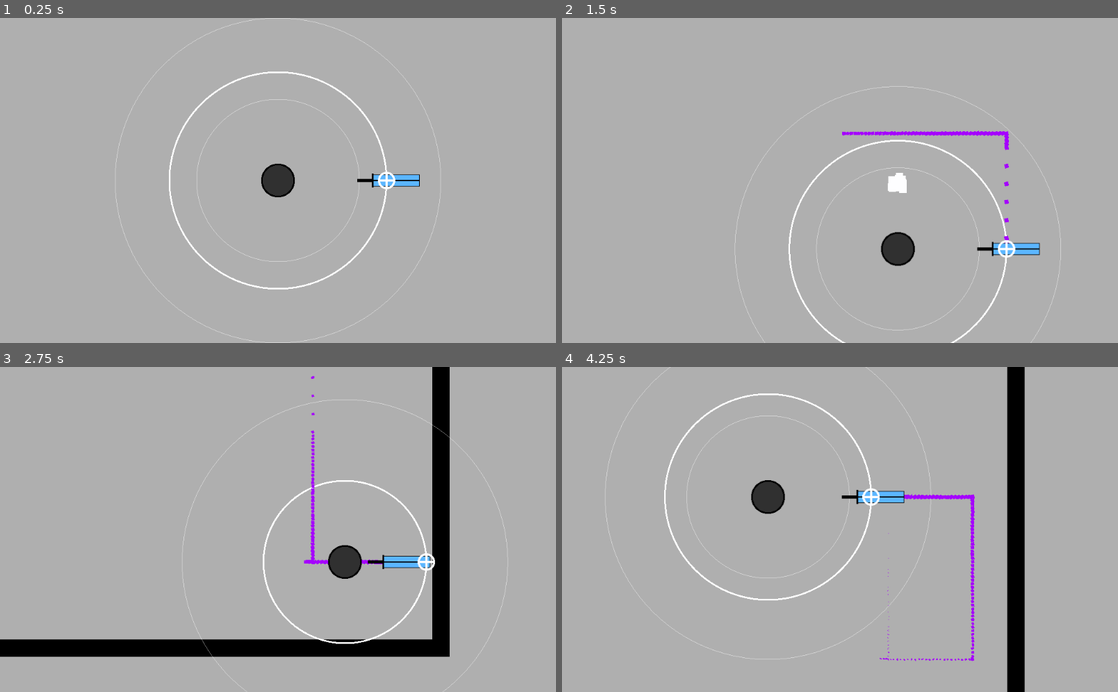
Above: before the commit, frames 1-4 (two rows, left to right).
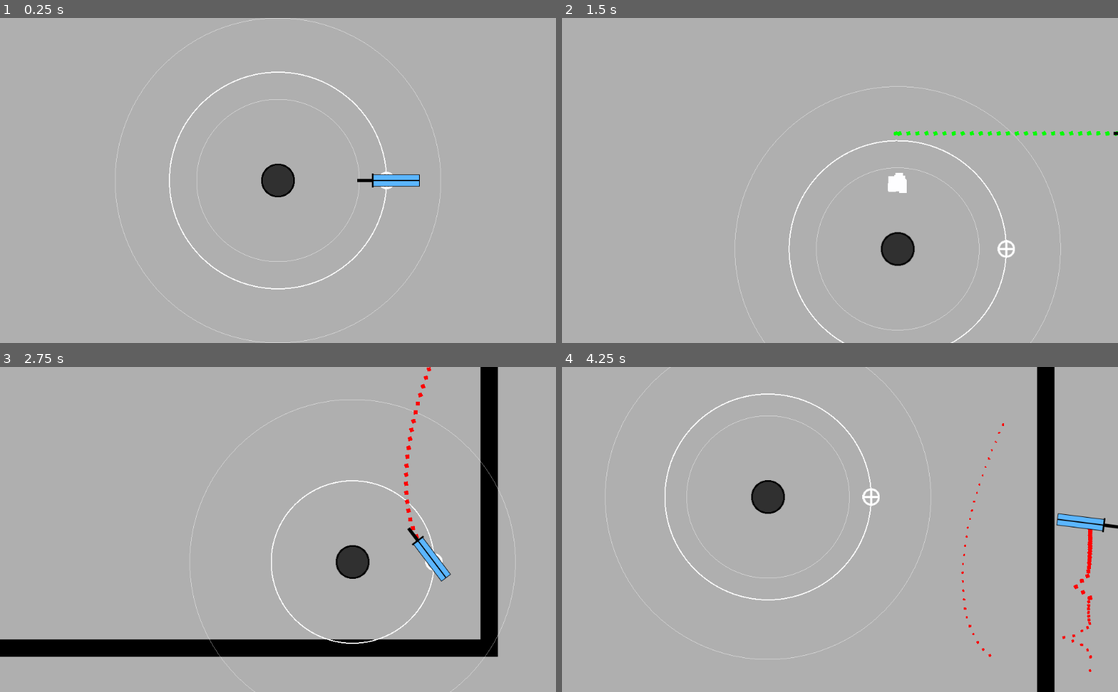
Above: after the commit, the same moments.

Repository: Izook/psychic-blade
Game: Godot game, scene res://scenes/Main.tscn
The game is run twice, just before and just after one commit, with the same random seed, the same clock (stepped at 60 frames per second) and the same inputs.
Inputs:
- Up to frame 1 (0.25 s): no input
- Up to frame 2 (1.5 s): tap Enter at 0.5 s; hold Right (move_right) 0.53-1.28 s; hold Shift (toggle_blade_release, bound only after the commit) 0.53-1.28 s; hold Down (move_down) from 1.28 s (still down); tap Space (dash) at 1.35 s
- Up to frame 3 (2.75 s): tap Shift (toggle_blade_release, bound only after the commit) at 1.55, 2.3 s; release Down (move_down) at 2.03 s; hold Right (move_right) from 2.03 s (still down); hold S (pull_in) from 2.03 s (still down)
- Up to frame 4 (4.25 s): release Right (move_right) at 2.78 s; release S (pull_in) at 2.78 s; hold Up (move_up) 2.78-3.53 s; tap W (push_out) at 2.85 s; tap Shift (toggle_blade_release, bound only after the commit) at 3.05, 3.8 s; hold Left (move_left) from 3.53 s (still down); hold Q (zoom_in) from 3.53 s (still down)

The runs differ from the first frame. In frame 1, 0.3% of the frame differs, in the area x 30-72%, y 16-84%; in frame 2, 1.2%; in frame 3, 8.2%; in frame 4, 8.3%, in the area x 18-100%, y 0-100%.

Commit message:
Finish prototype of blade release and catch logic

Diff:
--- a/project.godot
+++ b/project.godot
@@ -88,6 +88,11 @@
 "events": [ Object(InputEventKey,"resource_local_to_scene":false,"resource_name":"","device":0,"alt":false,"shift":false,"control":false,"meta":false,"command":false,"pressed":false,"scancode":32,"unicode":0,"echo":false,"script":null)
  ]
 }
+toggle_blade_release={
+"deadzone": 0.5,
+"events": [ Object(InputEventKey,"resource_local_to_scene":false,"resource_name":"","device":0,"alt":false,"shift":false,"control":false,"meta":false,"command":false,"pressed":false,"scancode":16777237,"unicode":0,"echo":false,"script":null)
+ ]
+}
 
 [logging]
 
--- a/scenes/Blade.tscn
+++ b/scenes/Blade.tscn
@@ -26,10 +26,17 @@
 angle_random = 1.0
 scale = 7.0
 scale_curve = SubResource( 3 )
-color = Color( 0.65098, 0, 1, 1 )
+color = Color( 1, 0, 1, 1 )
 
 [node name="Center" type="Node2D"]
 script = ExtResource( 2 )
+__meta__ = {
+"_edit_lock_": true
+}
+
+[node name="BladeTarget" type="Sprite" parent="."]
+position = Vector2( 200, 0 )
+texture = ExtResource( 3 )
 __meta__ = {
 "_edit_lock_": true
 }
@@ -60,9 +67,6 @@
 "_edit_lock_": true
 }
 
-[node name="BladeTarget" type="Sprite" parent="."]
-position = Vector2( 200, 0 )
-texture = ExtResource( 3 )
-__meta__ = {
-"_edit_lock_": true
-}
+[node name="BladeReleaseTimer" type="Timer" parent="."]
+one_shot = true
+[connection signal="timeout" from="BladeReleaseTimer" to="." method="_on_BladeReleaseTimer_timeout"]
--- a/scenes/Enemy.tscn
+++ b/scenes/Enemy.tscn
@@ -5,7 +5,7 @@
 [ext_resource path="res://assets/enemy_blood.png" type="Texture" id=3]
 
 [sub_resource type="RectangleShape2D" id=1]
-extents = Vector2( 32, 32 )
+extents = Vector2( 33.362, 33.3586 )
 
 [sub_resource type="Curve" id=2]
 _data = [ Vector2( 0, 1 ), 0.0, 0.0, 0, 0, Vector2( 0.579336, 0.770455 ), 1.09495, 0.0, 0, 0 ]
--- a/scenes/maps/test_map.tscn
+++ b/scenes/maps/test_map.tscn
@@ -35,6 +35,7 @@
 
 [node name="Enemy" parent="Node2D" instance=ExtResource( 1 )]
 position = Vector2( 0, -600 )
+speed = 0
 
 [node name="TileMap" type="TileMap" parent="."]
 tile_set = SubResource( 2 )
--- a/scripts/Blade.gd
+++ b/scripts/Blade.gd
@@ -8,6 +8,19 @@
 
 const BLADE_SPEED_FACTOR := 40
 const BLADE_ROTATIONAL_SPEED := PI/10
+
+const BLADE_RETRIEVAL_COOLDOWN := 0.5
+
+enum BladeState {HELD, RELEASED, RETURNING}
+
+const RETURNING_BLADE_COLOR := Color(1, 0, 0)
+const RELEASED_BLADE_COLOR := Color(0, 1, 0)
+const HELD_BLADE_COLOR := Color(1, 0, 1)
+const BLADE_STATE_COLORS := {
+	BladeState.HELD: HELD_BLADE_COLOR,
+	BladeState.RELEASED: RELEASED_BLADE_COLOR,
+	BladeState.RETURNING: RETURNING_BLADE_COLOR
+}
 
 export (int) var radius := 200
 export (int) var radial_speed := 10
@@ -20,9 +33,16 @@
 
 onready var blade_target := $BladeTarget as Sprite
 onready var blade_node := $Blade as KinematicBody2D
+onready var blade_particles := $Blade/Particles2D as Particles2D
+onready var blade_particles_material := blade_particles.get_process_material() as ParticlesMaterial
+onready var blade_realease_timer = $BladeReleaseTimer as Timer
 
 var target_pos := polar2cartesian(radius, angular_pos) as Vector2
 var blade_angle := 0.0
+
+var blade_state = BladeState.HELD
+var is_blade_retrievable := false
+var blade_veclocity := Vector2(0,0)
 
 
 func _get_input() -> void:
@@ -57,18 +77,50 @@
 
 	radius = _limit_radius(radius)
 
+	if Input.is_action_pressed('toggle_blade_release'):
+		if blade_state != BladeState.RELEASED and blade_state != BladeState.RETURNING:
+			print("BLADE RELEASED")
+			blade_state = BladeState.RELEASED
+			is_blade_retrievable = false
+			blade_realease_timer.start(BLADE_RETRIEVAL_COOLDOWN)
+		elif is_blade_retrievable:
+			print("BLADE RETRIEVED")
+			blade_state = BladeState.RETURNING
+
 
 func _physics_process(_delta) -> void:
 	_get_input()
 	_update_blade_target()
-	_move_blade()
-	_rotate_blade()
+	_update_blade_appearance()
+
+	var new_blade_angle: float
+
+	print(blade_veclocity)
+
+	match blade_state:
+		BladeState.HELD:
+			blade_node.set_as_toplevel(false)
+			if (target_pos - blade_node.position).length() > 2:
+				new_blade_angle = target_pos.angle_to_point(blade_node.position)
+			else:
+				new_blade_angle = angular_pos
+			_move_held_blade()
+		BladeState.RELEASED:
+			blade_node.set_position(blade_node.get_global_position())
+			blade_node.set_as_toplevel(true)
+			new_blade_angle = blade_veclocity.angle()
+			_move_released_blade()
+		BladeState.RETURNING:
+			new_blade_angle = (get_global_position() + target_pos).angle_to_point(blade_node.get_global_position())
+			_move_returning_blade()
+
+	_rotate_blade(new_blade_angle)
 	update()
 
 
 func _draw() -> void:
 	draw_arc(Vector2(0,0), MIN_RADIUS, 0, 2 * PI, 100, Color(1,1,1,0.5), 1, false)
-	draw_arc(Vector2(0,0), radius, 0, 2 * PI, 100, Color(1,1,1), 3, false)
+	draw_arc(Vector2(0,0), radius, 0, 2 * PI, 100, Color(1,1,1), 2, false)
 	draw_arc(Vector2(0,0), MAX_RADIUS, 0, 2 * PI, 100, Color(1,1,1,0.5), 1, false)
 
 
@@ -88,21 +140,30 @@
 			 MAX_ANGULAR_SPEED)
 
 
-func _move_blade() -> void:
-	blade_node.move_and_slide((target_pos - blade_node.position) * BLADE_SPEED_FACTOR)
+func _move_held_blade() -> void:
+	blade_veclocity = blade_node.move_and_slide((target_pos - blade_node.position) * BLADE_SPEED_FACTOR)
 
 
-func _rotate_blade() -> void:
-	var target_angle: float
-	if (target_pos - blade_node.position).length() > 2:
-		target_angle = target_pos.angle_to_point(blade_node.position)
-	else:
-		target_angle = angular_pos
+func _move_released_blade() -> void:
+	var new_blade_pos := blade_node.position + blade_veclocity
+	blade_veclocity = blade_node.move_and_slide(new_blade_pos - blade_node.position)
 
-	var angle_diff := Utils.get_angle_diff(target_angle, blade_angle)
+
+func _move_returning_blade() -> void:
+	var global_target_pos := (get_global_position() + target_pos)
+	var angle_to_target := global_target_pos.angle_to_point(blade_node.get_global_position())
+	var new_blade_velocity := Vector2(cos(angle_to_target), sin(angle_to_target)) * 1000
+	blade_veclocity = blade_node.move_and_slide(new_blade_velocity)
+
+	if ((blade_node.position - global_target_pos).length() < 15):
+		blade_state = BladeState.HELD
+
+
+func _rotate_blade(new_angle: float) -> void:
+	var angle_diff := Utils.get_angle_diff(new_angle, blade_angle)
 
 	if abs(angle_diff) < BLADE_ROTATIONAL_SPEED / 2:
-		blade_angle = target_angle
+		blade_angle = new_angle
 	elif angle_diff > 0:
 		blade_angle -= BLADE_ROTATIONAL_SPEED
 	elif angle_diff < 0:
@@ -118,3 +179,12 @@
 func _update_blade_target() -> void:
 	target_pos = polar2cartesian(radius, angular_pos)
 	blade_target.set_position(target_pos)
+
+
+func _update_blade_appearance() -> void:
+	blade_particles_material.set_color(BLADE_STATE_COLORS[blade_state])
+
+
+func _on_BladeReleaseTimer_timeout() -> void:
+	print("BLADE READY TO RETRIEVE")
+	is_blade_retrievable = true
